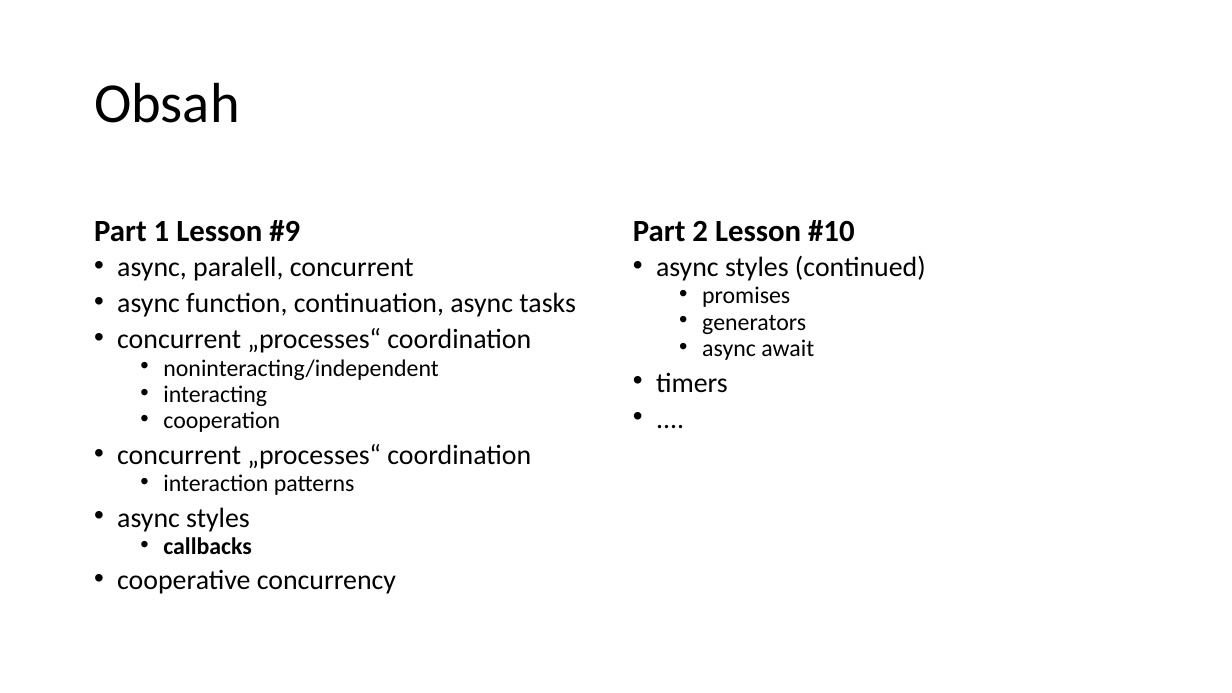
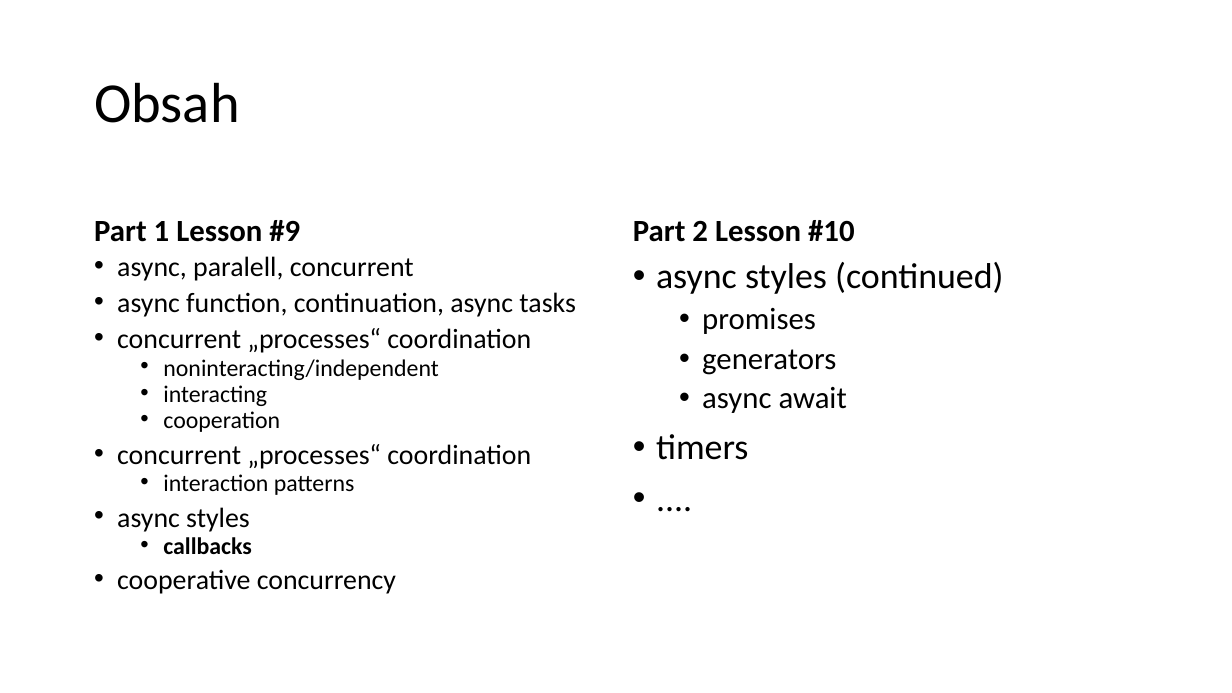
Before and after one commit to yimejky/wawjs, a slide deck: slide 2 of 09-prednaska/async.pptx. Drawn at 1232x693 pixels with LibreOffice and Linux fonts; fonts in the diff are those of the drawing. Boxes give left, top, right and bottom in pixels: in the first picture for what was removed or moved away, otherwise in the second. Text is boxed around its words. In the diff, an @@ line names an element or a change of style, - is before the commit and + after.

```diff
--- a/09-prednaska/async.pptx
+++ b/09-prednaska/async.pptx
@@ text "async styles (continued)" at <box>656,262,1003,460</box>: size 21.7 to 28 pt in "async styles (continued)", "timers", "...."; size 18.6 to 24 pt in "promises", "generators", "async await"; line spacing 0.7 to 0.9 @@
```
Also in this commit, not shown: 7 other slides changed, 1 slide added, 5 other files.
